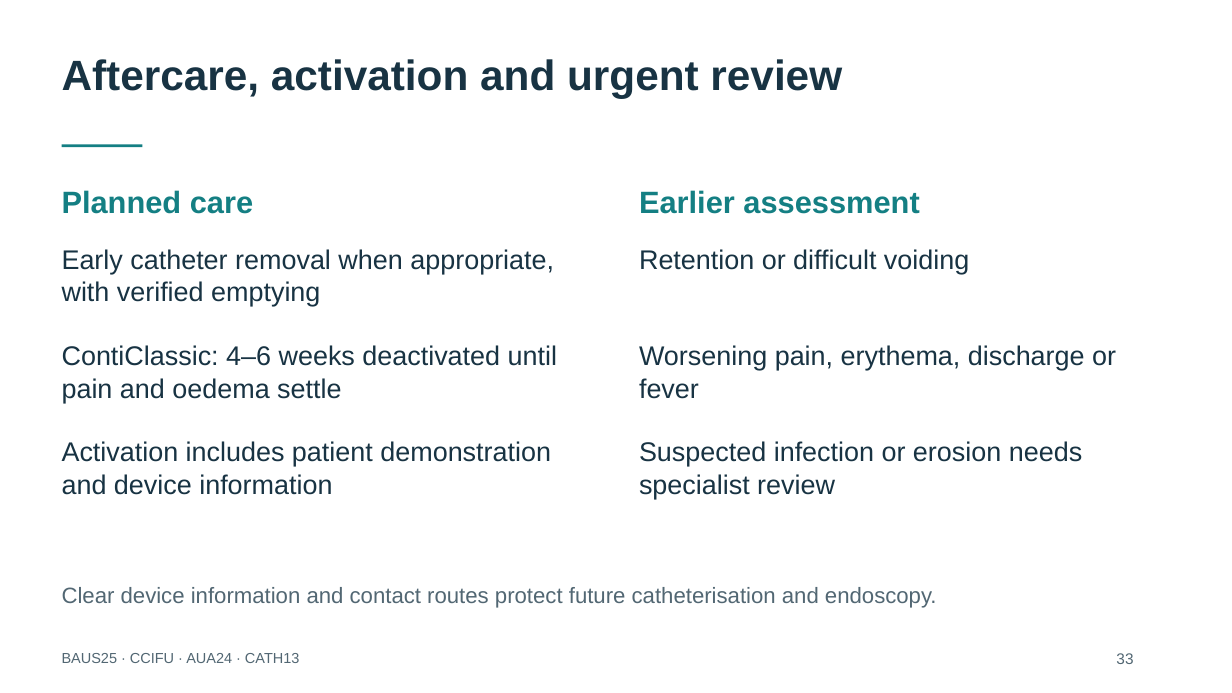
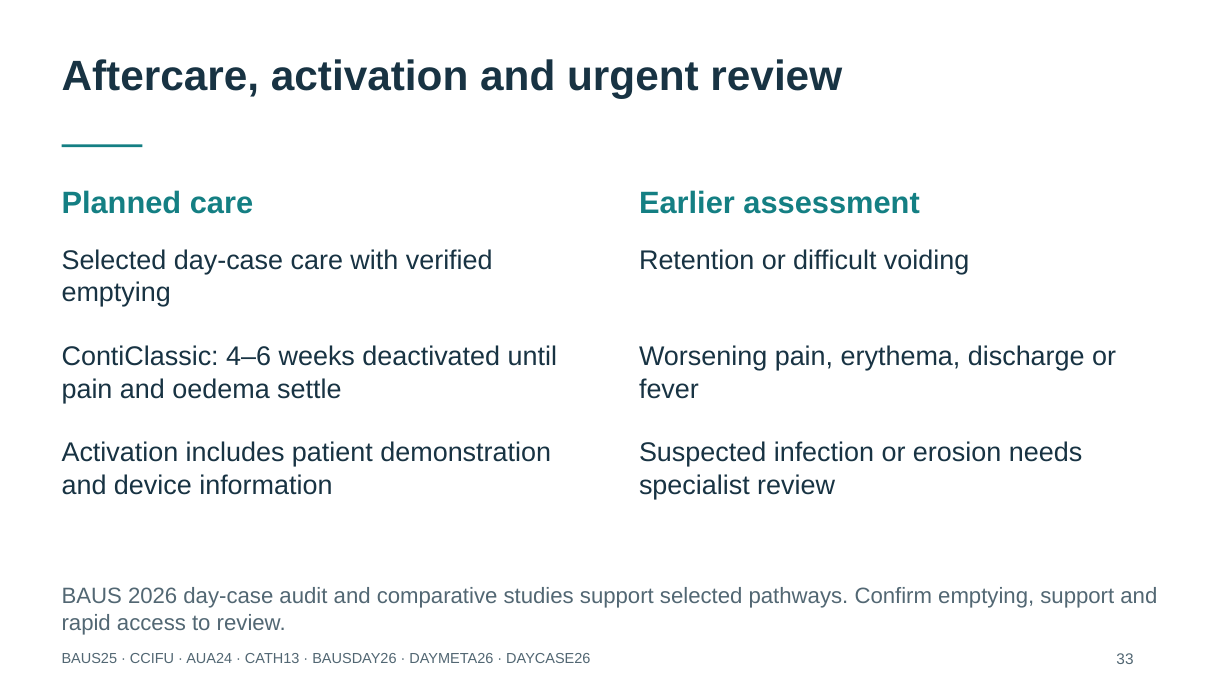
Before and after one commit to nityjr-ctrl/aus-presentation, a slide deck: slide 34 of presentation/AUS-teaching-deck.pptx. Drawn at 1232x693 pixels with LibreOffice and Linux fonts; fonts in the diff are those of the drawing. Boxes give left, top, right and bottom in pixels: in the first picture for what was removed or moved away, otherwise in the second. Text is boxed around its words. In the diff, an @@ line names an element or a change of style, - is before the commit and + after.

```diff
--- a/presentation/AUS-teaching-deck.pptx
+++ b/presentation/AUS-teaching-deck.pptx
@@ text at bbox=[62, 249, 493, 306]: text changed @@
-Early catheter removal when appropriate, with verified emptying
+Selected day-case care with verified emptying
@@ text at bbox=[62, 587, 1157, 635]: text changed @@
-Clear device information and contact routes protect future catheterisation and endoscopy.
+BAUS 2026 day-case audit and comparative studies support selected pathways. Confirm emptying, support and rapid access to review.
@@ text at bbox=[62, 653, 590, 663]: text changed @@
-BAUS25 · CCIFU · AUA24 · CATH13
+BAUS25 · CCIFU · AUA24 · CATH13 · BAUSDAY26 · DAYMETA26 · DAYCASE26
```
Also in this commit, not shown: 27 other slides changed, 3 slides added, 12 other files.
